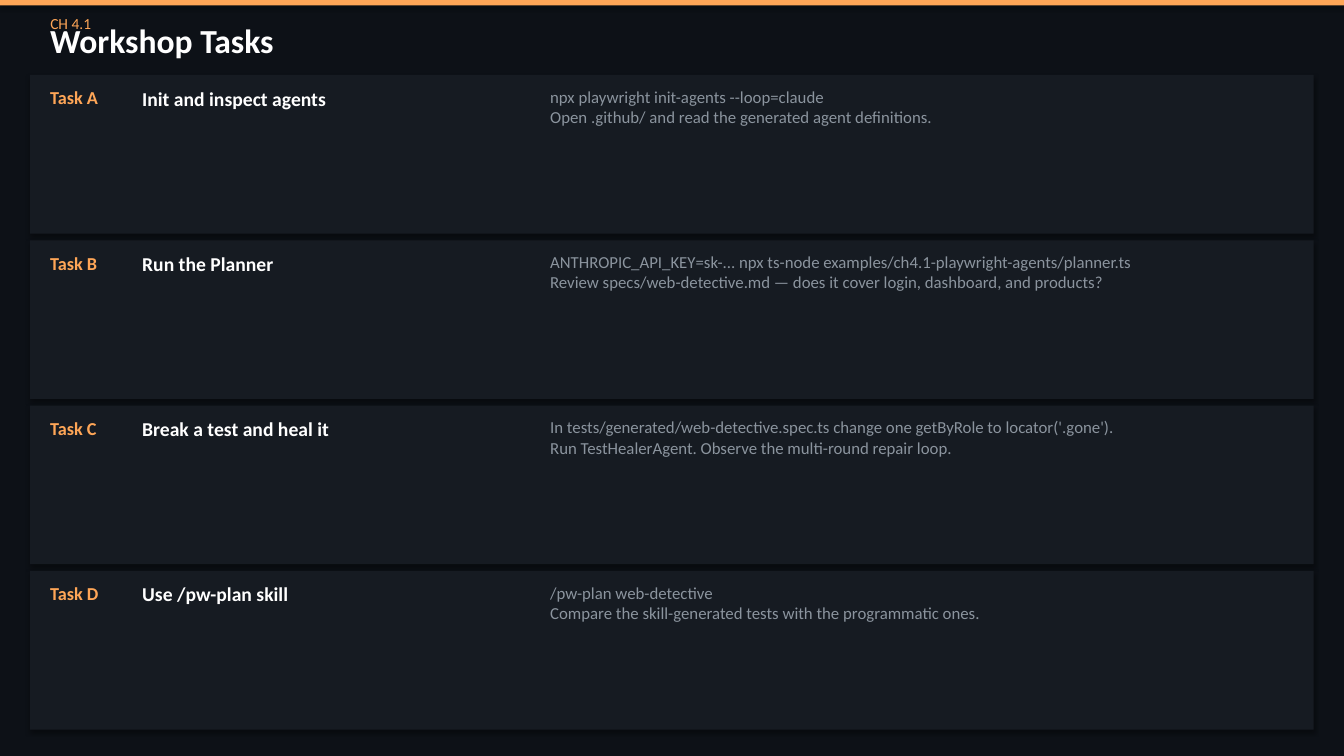
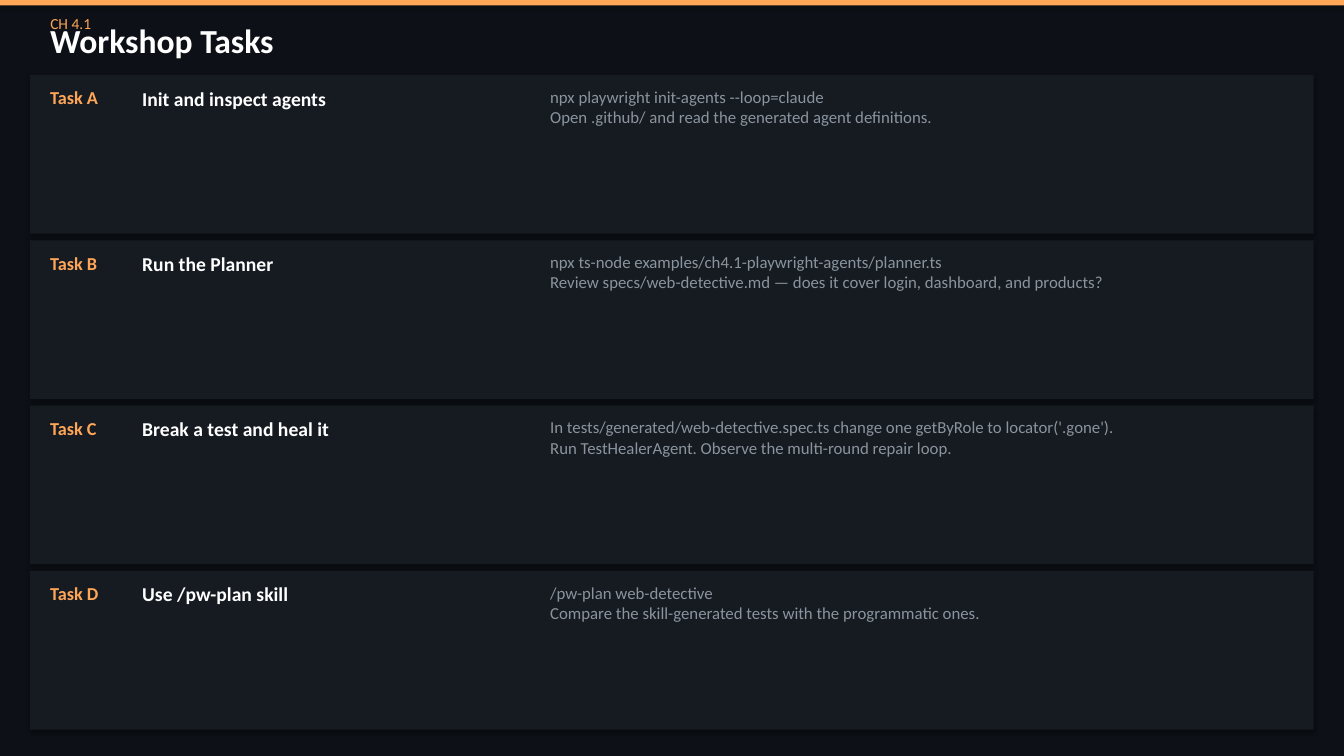
Before and after one commit to QA-Olympians-Academy/web-detective, a slide deck: slide 51 of web-detective-workshop.pptx. Drawn at 1344x756 pixels with LibreOffice and Linux fonts; fonts in the diff are those of the drawing. Boxes give left, top, right and bottom in pixels: in the first picture for what was removed or moved away, otherwise in the second. Text is boxed around its words. In the diff, an @@ line names an element or a change of style, - is before the commit and + after.

Commit message:
replace anthropic with ollama

```diff
--- a/web-detective-workshop.pptx
+++ b/web-detective-workshop.pptx
@@ text at [550, 256, 1103, 291]: text changed @@
-ANTHROPIC_API_KEY=sk-... npx ts-node examples/ch4.1-playwright-agents/planner.ts
-Review specs/web-detective.md — does it cover login, dashboard, and products?
+npx ts-node examples/ch4.1-playwright-agents/planner.ts
+Review specs/web-detective.md — does it cover login, dashboard, and products?
```
Also in this commit, not shown: 15 other slides changed, 1 slide added, 1 slide removed, 20 other files.
